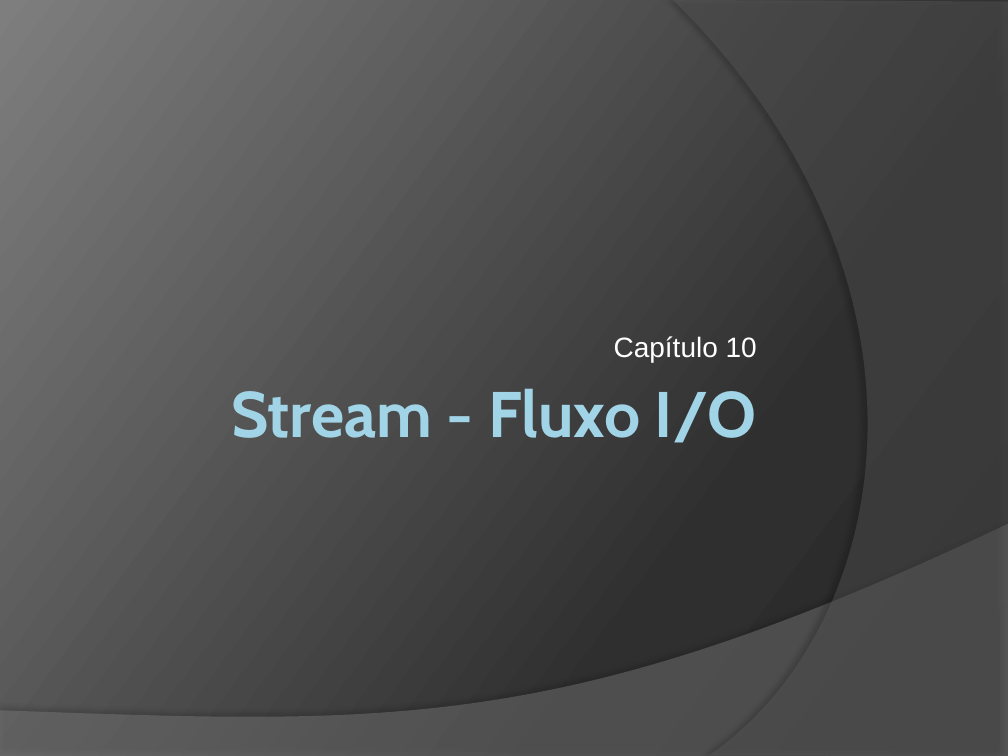
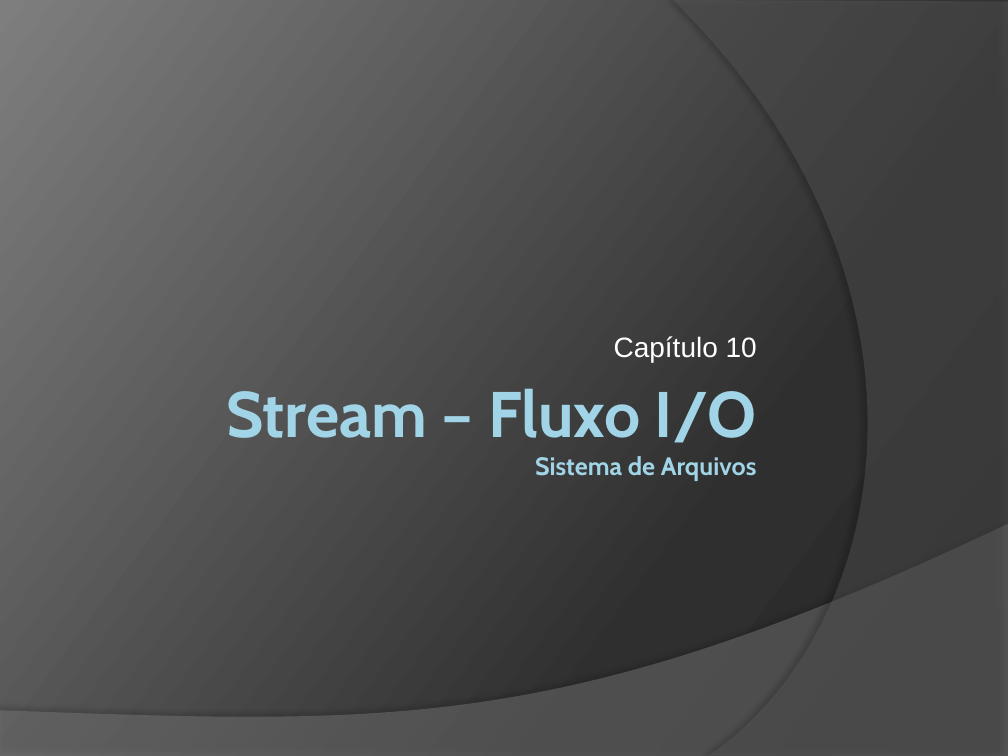
Before and after one commit to duchesqui/slzvieira-training, a slide deck: slide 1 of 2-Java-Programmer-Modulo-II/16.Capitulo10.pptx. Drawn at 1008x756 pixels with LibreOffice and Linux fonts; fonts in the diff are those of the drawing. Boxes give left, top, right and bottom in pixels: in the first picture for what was removed or moved away, otherwise in the second. Text is boxed around its words. In the diff, an @@ line names an element or a change of style, - is before the commit and + after.

```diff
--- a/2-Java-Programmer-Modulo-II/16.Capitulo10.pptx
+++ b/2-Java-Programmer-Modulo-II/16.Capitulo10.pptx
@@ title at (x1=226, y1=388, x2=757, y2=481): text changed; size 46 to 18 pt @@
-Stream - Fluxo I/O
+Stream – Fluxo I/O
+Sistema de Arquivos
```
Also in this commit, not shown: 3 other slides changed, 60 slides removed, 4 other files.
